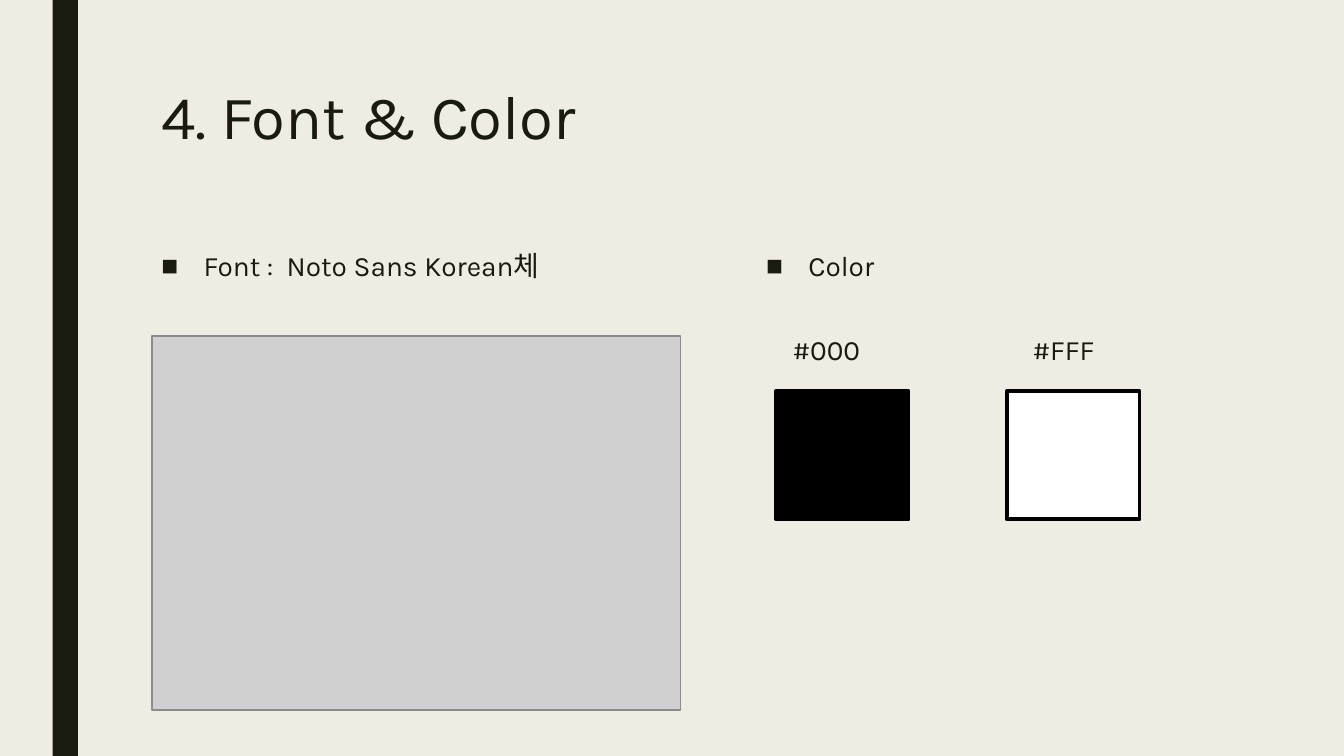
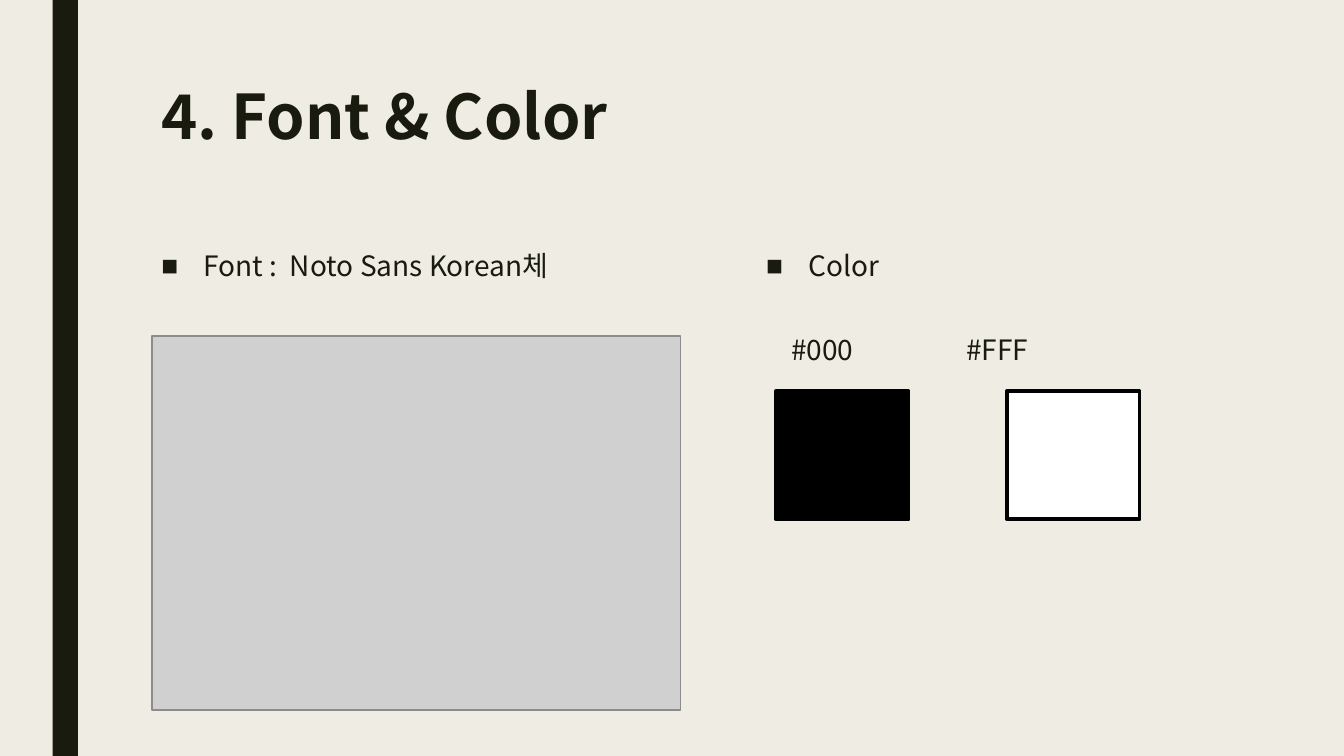
Before and after one commit to JKM0722/JKM_exec01, a slide deck: slide 6 of 001/가이드문서/Assuretee.pptx. Drawn at 1344x756 pixels with LibreOffice and Linux fonts; fonts in the diff are those of the drawing; grey boxes stand for pictures. Boxes give left, top, right and bottom in pixels: in the first picture for what was removed or moved away, otherwise in the second. Text is boxed around its words. In the diff, an @@ line names an element or a change of style, - is before the commit and + after.

```diff
--- a/001/가이드문서/Assuretee.pptx
+++ b/001/가이드문서/Assuretee.pptx
@@ title "4. Font & Color" at [161,90,608,140]: font Karla to Noto Sans CJK KR, bold on @@
@@ text "Font : Noto Sans Korean체" at [204,253,548,278]: font Karla to Noto Sans CJK KR @@
@@ text "Color" at [791,253,1028,361]: font Karla to Noto Sans CJK KR @@
```
Also in this commit, not shown: 5 other slides changed, 1 other file.
